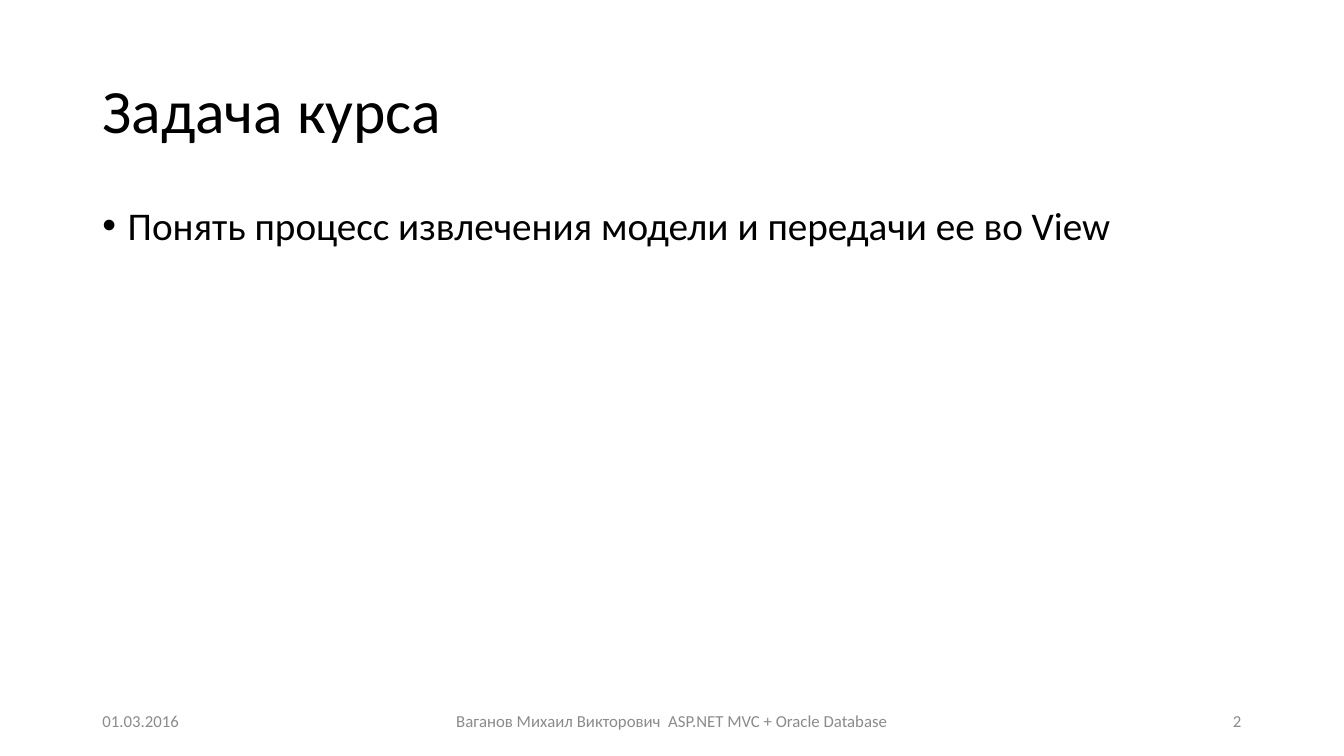
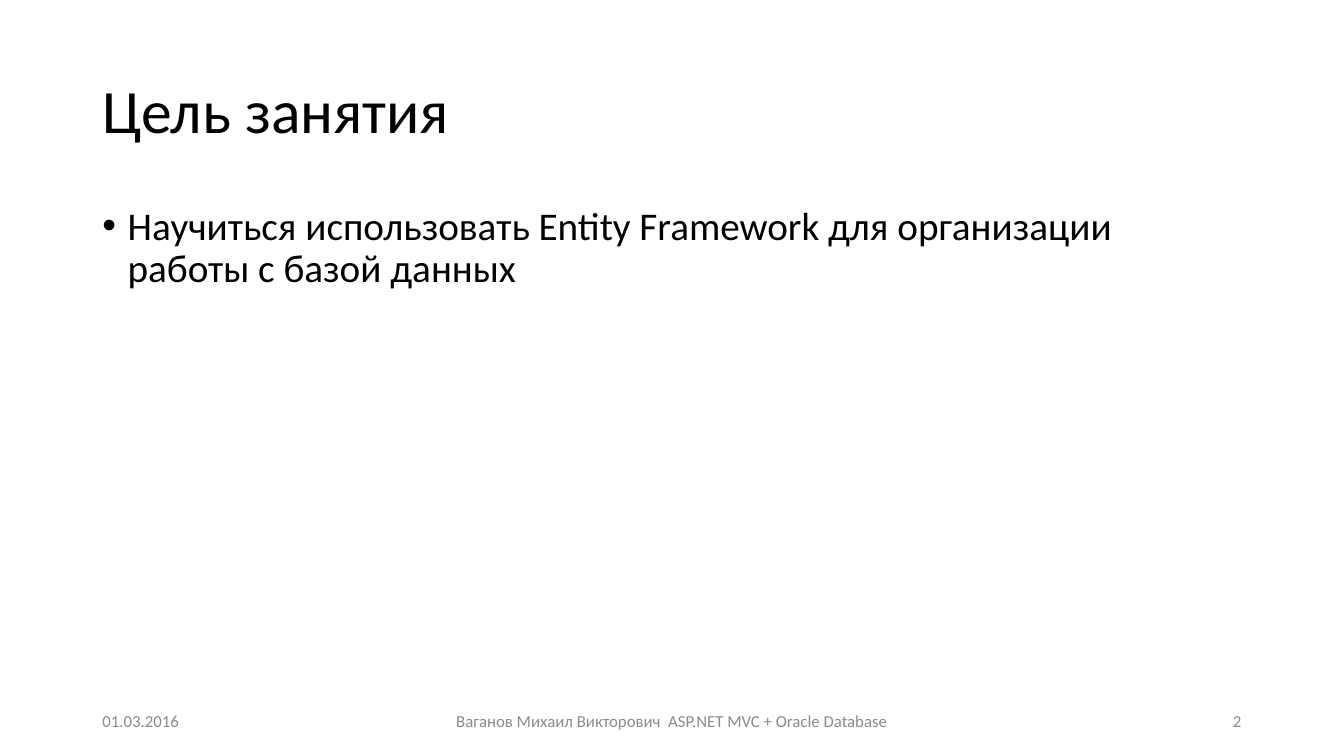
Before and after one commit to Mikhail-Vaganov/psu-applicants, a slide deck: slide 2 of Presentations/Занятие 3.pptx. Drawn at 1344x756 pixels with LibreOffice and Linux fonts; fonts in the diff are those of the drawing. Boxes give left, top, right and bottom in pixels: in the first picture for what was removed or moved away, otherwise in the second. Text is boxed around its words. In the diff, an @@ line names an element or a change of style, - is before the commit and + after.

```diff
--- a/Presentations/Занятие 3.pptx
+++ b/Presentations/Занятие 3.pptx
@@ title at [102,93,449,143]: text changed @@
-Задача курса
+Цель занятия
@@ text at [128,212,1111,289]: text changed @@
-• Понять процесс извлечения модели и передачи ее во View
+• Научиться использовать Entity Framework для организации работы с базой данных
```
Also in this commit, not shown: 5 other slides changed, 7 slides removed, 9 other files.
